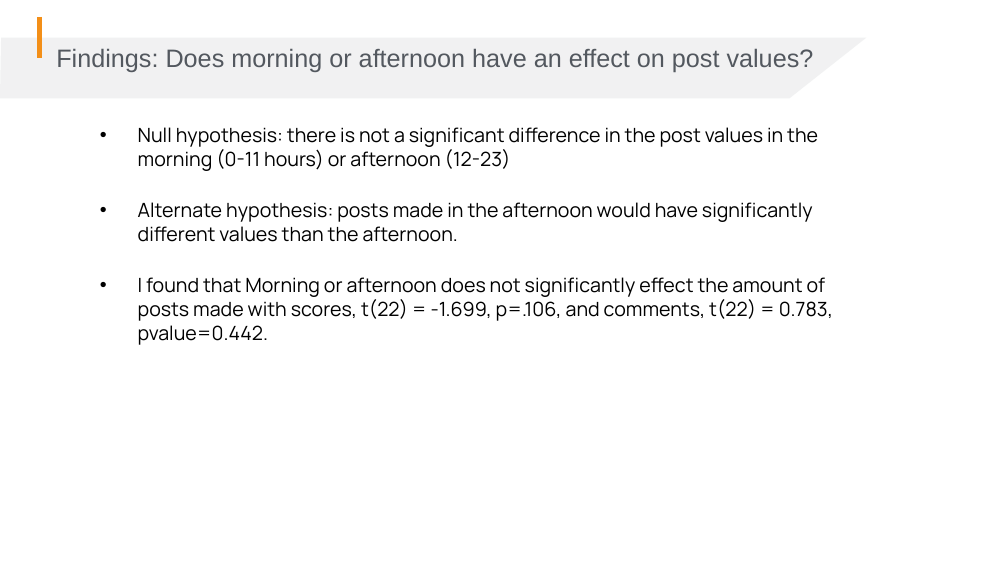
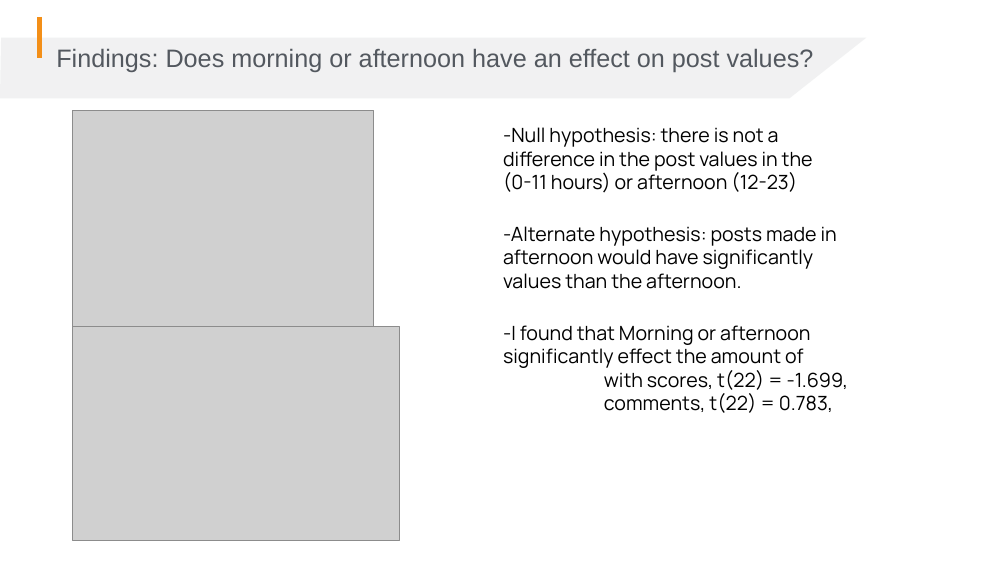
Before and after one commit to Jameshskelton/Simple-Reddit-Scraper, a slide deck: slide 6 of G103-capstone-1-pres-draft-1.pptx. Drawn at 1008x567 pixels with LibreOffice and Linux fonts; fonts in the diff are those of the drawing; grey boxes stand for pictures; background and template pictures are left out. Boxes give left, top, right and bottom in pixels: in the first picture for what was removed or moved away, otherwise in the second. Text is boxed around its words. In the diff, an @@ line names an element or a change of style, - is before the commit and + after.

```diff
--- a/G103-capstone-1-pres-draft-1.pptx
+++ b/G103-capstone-1-pres-draft-1.pptx
@@ picture added at box(73, 111, 374, 328) @@
@@ text at box(503, 127, 848, 413): text changed @@
-• Null hypothesis: there is not a significant difference in the post values in the morning (0-11 hours) or afternoon (12-23)
-• Alternate hypothesis: posts made in the afternoon would have significantly different values than the afternoon.
-• I found that Morning or afternoon does not significantly effect the amount of posts made with scores, t(22) = -1.699, p=.106, and comments, t(22) = 0.783, pvalue=0.442.
+    -Null hypothesis: there is not a significant difference in the post values in the morning (0-11 hours) or afternoon (12-23)
+-Alternate hypothesis: posts made in the afternoon would have significantly different values than the afternoon.
+-I found that Morning or afternoon does not significantly effect the amount of posts made with scores, t(22) = -1.699, p=.106, and comments, t(22) = 0.783, pvalue=0.442.
@@ picture added at box(73, 327, 400, 540) @@
```
Also in this commit, not shown: 1 other slide changed.
